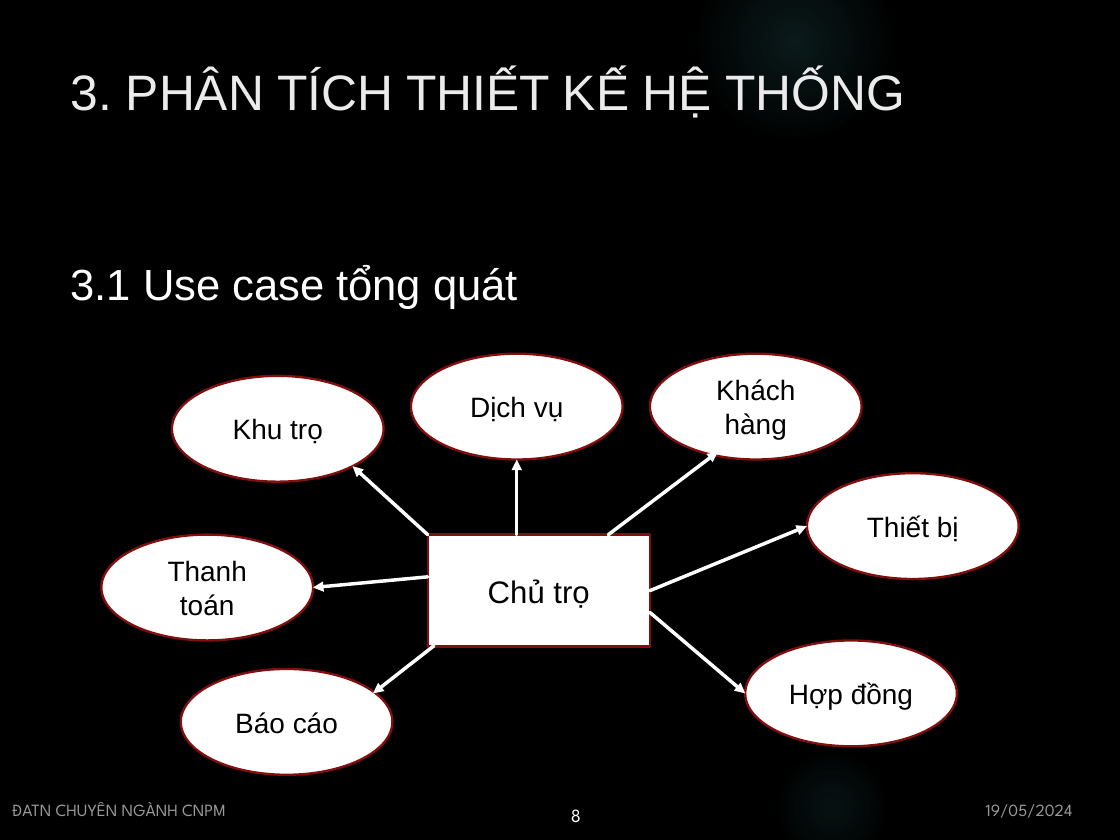
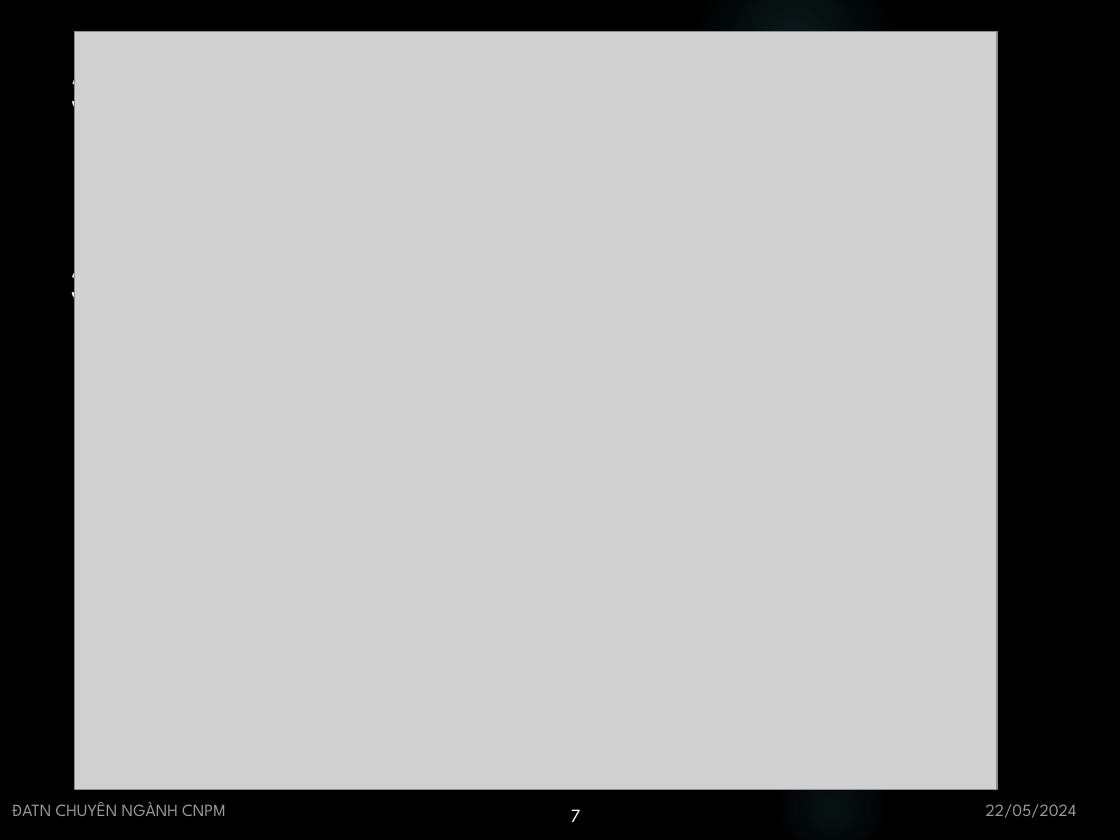
Before and after one commit to ptnhan109/motel-management, a slide deck: slide 7 of docs/1521050085 Phạm Trọng Nhân - Slide ĐATN.pptx (slide 8 before the commit). Drawn at 1120x840 pixels with LibreOffice and Linux fonts; fonts in the diff are those of the drawing; grey boxes stand for pictures; background and template pictures are left out. Boxes give left, top, right and bottom in pixels: in the first picture for what was removed or moved away, otherwise in the second. Text is boxed around its words. In the diff, an @@ line names an element or a change of style, - is before the commit and + after.

```diff
--- a/docs/1521050085 Phạm Trọng Nhân - Slide ĐATN.pptx
+++ b/docs/1521050085 Phạm Trọng Nhân - Slide ĐATN.pptx
@@ picture added at bbox=[75, 31, 997, 790] @@
@@ ellipse removed at bbox=[411, 354, 623, 459] @@
-Dịch vụ
@@ ellipse removed at bbox=[650, 354, 861, 459] @@
-Khách hàng
@@ ellipse removed at bbox=[172, 376, 384, 482] @@
-Khu trọ
@@ arrow removed from (428, 534) to (353, 466) @@
@@ arrow removed from (516, 534) to (516, 459) @@
@@ arrow removed from (608, 534) to (718, 451) @@
@@ ellipse removed at bbox=[806, 474, 1018, 579] @@
-Thiết bị
@@ ellipse removed at bbox=[102, 534, 314, 640] @@
-Thanh toán
@@ rectangle removed at bbox=[428, 534, 650, 646] @@
-Chủ trọ
@@ arrow removed from (650, 590) to (806, 526) @@
@@ arrow removed from (428, 577) to (314, 588) @@
@@ arrow removed from (650, 613) to (745, 693) @@
@@ arrow removed from (433, 646) to (373, 693) @@
@@ ellipse removed at bbox=[745, 641, 956, 746] @@
-Hợp đồng
@@ ellipse removed at bbox=[180, 669, 392, 774] @@
-Báo cáo
@@ page number at bbox=[571, 809, 581, 822]: text changed @@
-8
+7
@@ text at bbox=[986, 804, 1077, 818]: text changed @@
-19/05/2024
+22/05/2024
```
Also in this commit, not shown: 9 other slides changed, 1 slide added, 1 slide removed, 48 other files.
